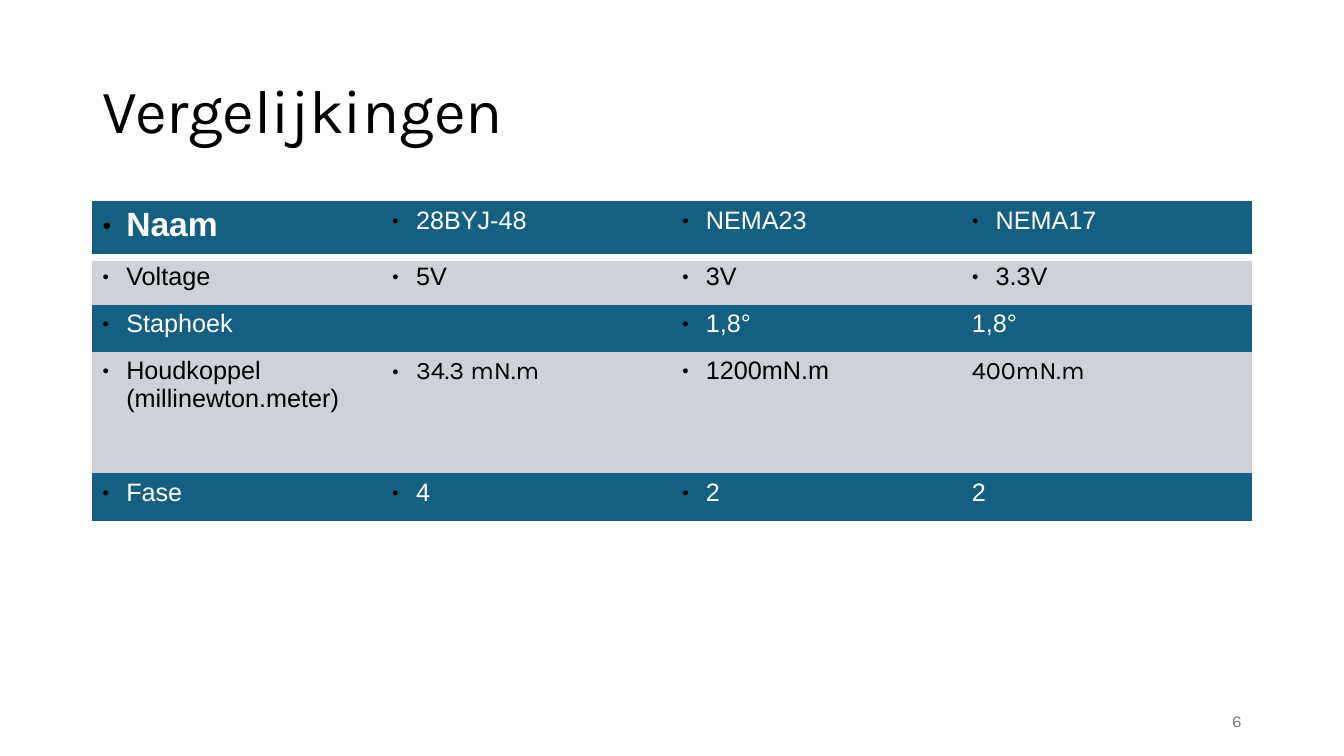
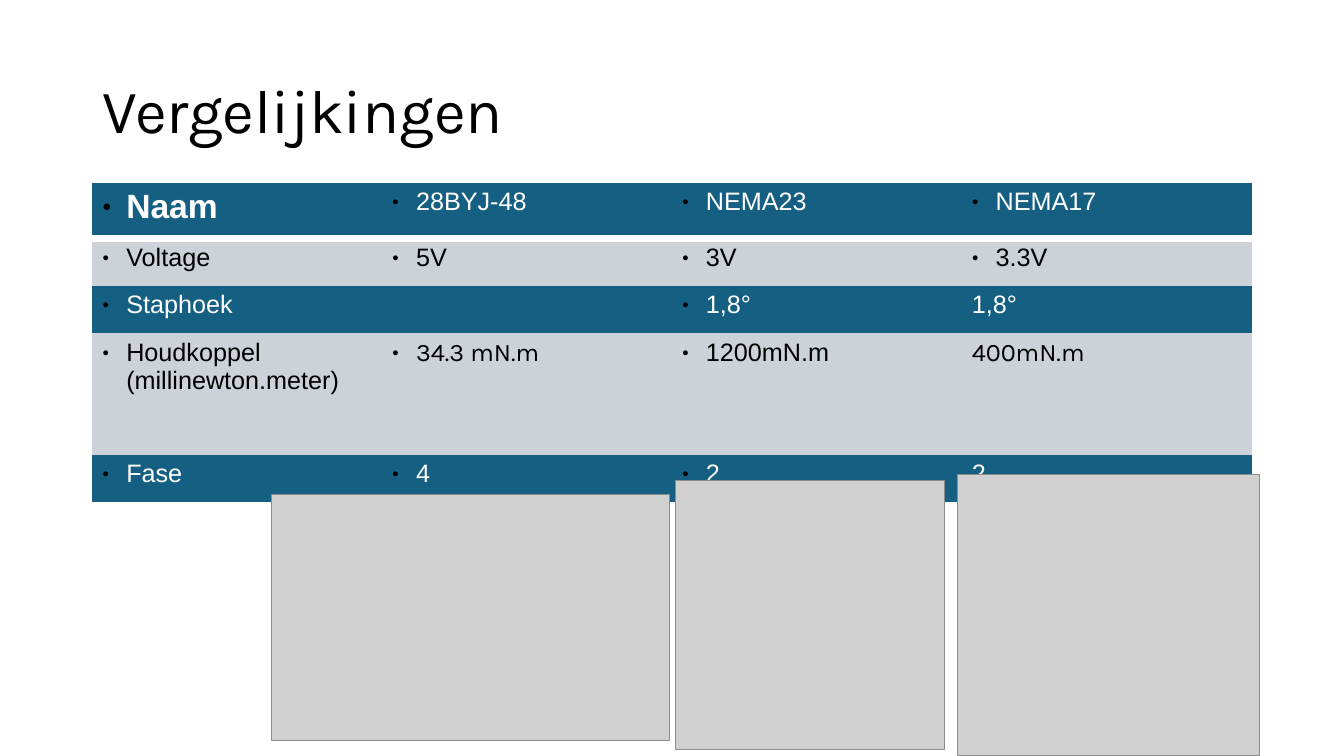
Before and after one commit to delamiro/Embedded-Stepper-Motor, a slide deck: slide 6 of docs/presentatie.odp. Drawn at 1344x756 pixels with LibreOffice and Linux fonts; fonts in the diff are those of the drawing; grey boxes stand for pictures. Boxes give left, top, right and bottom in pixels: in the first picture for what was removed or moved away, otherwise in the second. Text is boxed around its words. In the diff, an @@ line names an element or a change of style, - is before the commit and + after.

```diff
--- a/docs/presentatie.odp
+++ b/docs/presentatie.odp
@@ table: place and size @@
-table at (93,202,1251,506)
+table at (93,182,1251,492)
@@ picture added at (958,475,1260,756) @@
@@ picture added at (272,495,669,741) @@
@@ picture added at (676,481,945,750) @@
@@ page number removed at (1232,716,1242,727) @@
-6
```
Also in this commit, not shown: 1 other slide changed.
